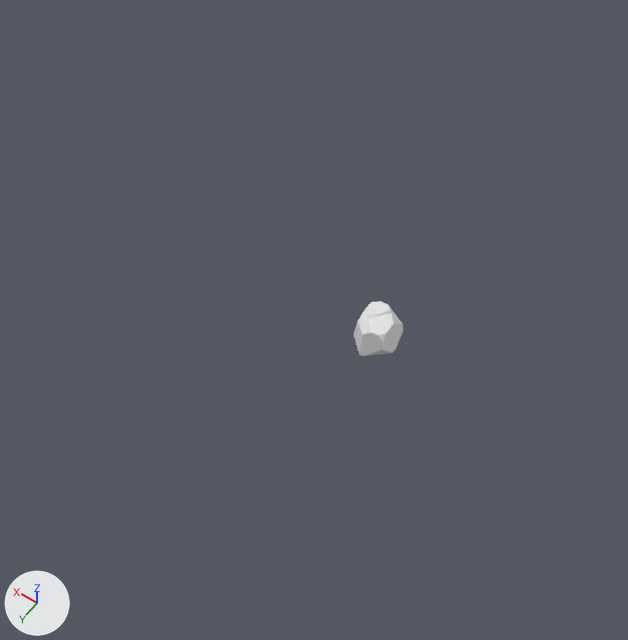
Renders of the OBJ model assets/environment/rocks/rock_round_1.obj from each side of a commit.
Rendered twice from a 50 mm lens placed at (-18.2, 30.7, 33.3), pointed at (-6.2, 14.0, 6.9). The lights are fixed; the arrows at lower left show +X, +Y and +Z. Where no turn or scale is listed for an object, it has been applied to the vertices.

The first picture shows 'rock_round_1'.
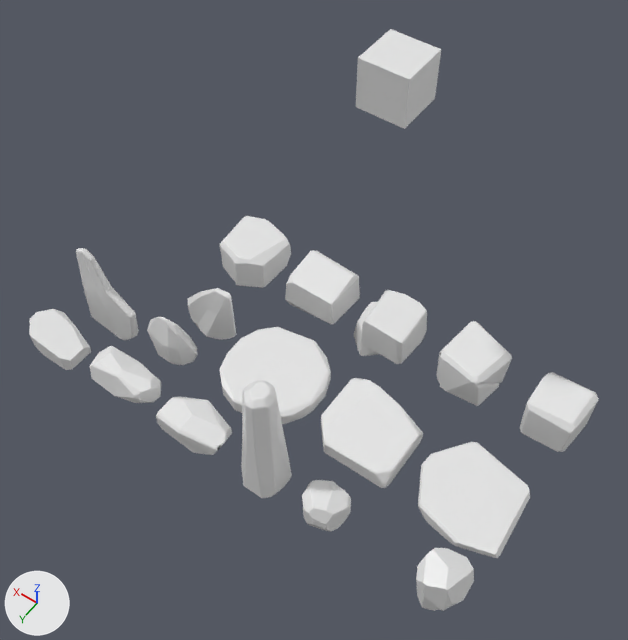
The newer file is also turned or shifted as a whole; pictures and numbers use the older file's frame.

What differs and where, as boxes [x1, y1, x2, y2] in the pictures (628 x 640 px):
'rock_flat_0', added: after [418, 442, 530, 558]
'rock_flat_1', added: after [321, 378, 423, 488]
'rock_flat_2', added: after [219, 327, 331, 424]
'Cube.001', added: after [356, 29, 441, 129]
'rock_long_0', added: after [241, 380, 292, 498]
'rock_cube_1', added: after [437, 321, 512, 406]
'rock_cube_0', added: after [520, 372, 599, 452]
'rock_cube_4', added: after [220, 216, 291, 288]
'rock_cube_3', added: after [285, 250, 360, 324]
'rock_cube_2', added: after [361, 290, 427, 364]
'rock_wide_0', added: after [156, 396, 232, 455]
'rock_round_0', added: after [416, 548, 474, 611]
'rock_sharp_1', added: after [76, 248, 139, 340]
'rock_wide_1', added: after [90, 346, 161, 403]
'rock_wide_2', added: after [29, 309, 91, 370]
'rock_round_2', added: after [302, 480, 351, 531]
'rock_sharp_2', added: after [188, 288, 236, 339]
'rock_sharp_0', added: after [147, 316, 198, 365]
'rock_round_1', unchanged, covered by the edit: before [354, 301, 403, 356]; after [354, 302, 378, 356]

The change, as a diff of the scene's bpy script:
```diff
--- a/assets/environment/rocks/rock_round_1.obj.py
+++ b/assets/environment/rocks/rock_round_1.obj.py
@@ ob_rock_wide_2 @@
+ob_rock_wide_2 = bpy.data.objects.new('rock_wide_2', me_rock_wide_2)  # 58 vertices, 58 faces; spans x 9.74..12.74, y 8.0..10.0, z 0.0..1.21; in mat_rock_wide_2_001 (white #e7e7e7)
+ob_rock_wide_2.location = (-6.17, 9.0, 1.0)
@@ ob_rock_wide_1 @@
+ob_rock_wide_1 = bpy.data.objects.new('rock_wide_1', me_rock_wide_1)  # 124 vertices, 117 faces; spans x 5.41..8.89, y 8.03..9.85, z -0.01..1.48; in mat_rock_wide_1_001 (white #e7e7e7)
+ob_rock_wide_1.location = (-6.17, 9.0, 1.0)
@@ ob_rock_wide_0 @@
+ob_rock_wide_0 = bpy.data.objects.new('rock_wide_0', me_rock_wide_0)  # 83 vertices, 81 faces; spans x 1.34..4.67, y 7.97..10.03, z 0.07..1.58; in mat_rock_wide_0_001 (white #e7e7e7)
+ob_rock_wide_0.location = (-6.17, 9.0, 1.0)
@@ ob_rock_sharp_2 @@
+ob_rock_sharp_2 = bpy.data.objects.new('rock_sharp_2', me_rock_sharp_2)  # 100 vertices, 90 faces; spans x 5.08..7.92, y 3.45..4.55, z -0.66..2.73; in mat_rock_sharp_2_001 (white #e7e7e7)
+ob_rock_sharp_2.location = (-6.17, 9.0, 1.0)
@@ ob_rock_sharp_1 @@
+ob_rock_sharp_1 = bpy.data.objects.new('rock_sharp_1', me_rock_sharp_1)  # 119 vertices, 117 faces; spans x 8.82..11.72, y 6.18..7.01, z -0.79..4.24; in mat_rock_sharp_1_001 (white #e7e7e7)
+ob_rock_sharp_1.location = (-6.17, 9.0, 1.0)
@@ ob_rock_sharp_0 @@
+ob_rock_sharp_0 = bpy.data.objects.new('rock_sharp_0', me_rock_sharp_0)  # 164 vertices, 149 faces; spans x 5.32..7.62, y 5.86..7.13, z -0.12..3.07; in mat_rock_sharp_0_001 (white #e7e7e7)
+ob_rock_sharp_0.location = (-6.17, 9.0, 1.0)
@@ ob_rock_round_2 @@
+ob_rock_round_2 = bpy.data.objects.new('rock_round_2', me_rock_round_2)  # 129 vertices, 120 faces; spans x -4.42..-2.4, y 8.02..9.92, z -0.08..1.7; in mat_rock_round_2_001 (white #e7e7e7)
+ob_rock_round_2.location = (-6.17, 9.0, 1.0)
@@ ob_rock_round_0 @@
+ob_rock_round_0 = bpy.data.objects.new('rock_round_0', me_rock_round_0)  # 166 vertices, 137 faces; spans x -9.75..-7.81, y 8.0..10.01, z 0.04..2.2; in mat_rock_round_0_001 (white #e7e7e7)
+ob_rock_round_0.location = (-6.17, 9.0, 1.0)
@@ ob_rock_long_0 @@
+ob_rock_long_0 = bpy.data.objects.new('rock_long_0', me_rock_long_0)  # 205 vertices, 165 faces; spans x -1.49..0.48, y 8.01..9.98, z 0.0..6.19; in mat_rock_long_0_001 (white #e7e7e7)
+ob_rock_long_0.location = (-6.17, 9.0, 1.0)
@@ ob_rock_flat_2 @@
+ob_rock_flat_2 = bpy.data.objects.new('rock_flat_2', me_rock_flat_2)  # 113 vertices, 102 faces; spans x -0.33..4.33, y 2.65..7.3, z 0.08..0.92; in mat_rock_flat_2_001 (white #e7e7e7)
+ob_rock_flat_2.location = (-6.17, 9.0, 1.0)
@@ ob_rock_flat_1 @@
+ob_rock_flat_1 = bpy.data.objects.new('rock_flat_1', me_rock_flat_1)  # 94 vertices, 91 faces; spans x -4.86..-0.86, y 2.91..6.78, z 0.01..1.01; in mat_rock_flat_1_001 (white #e7e7e7)
+ob_rock_flat_1.location = (-6.17, 9.0, 1.0)
@@ ob_rock_flat_0 @@
+ob_rock_flat_0 = bpy.data.objects.new('rock_flat_0', me_rock_flat_0)  # 128 vertices, 118 faces; spans x -9.99..-5.54, y 2.94..7.31, z 0.09..0.79; in mat_rock_flat_0_001 (white #e7e7e7)
+ob_rock_flat_0.location = (-6.17, 9.0, 1.0)
@@ ob_rock_cube_4 @@
+ob_rock_cube_4 = bpy.data.objects.new('rock_cube_4', me_rock_cube_4)  # 113 vertices, 107 faces; spans x 5.54..8.47, y -1.52..1.66, z -0.05..1.82; in mat_rock_cube_4_001 (white #e7e7e7)
+ob_rock_cube_4.location = (-6.17, 9.0, 1.0)
@@ ob_rock_cube_3 @@
+ob_rock_cube_3 = bpy.data.objects.new('rock_cube_3', me_rock_cube_3)  # 85 vertices, 85 faces; spans x 1.57..4.46, y -1.29..1.12, z -0.13..1.88; in mat_rock_cube_3_001 (white #e7e7e7)
+ob_rock_cube_3.location = (-6.17, 9.0, 1.0)
@@ ob_rock_cube_2 @@
+ob_rock_cube_2 = bpy.data.objects.new('rock_cube_2', me_rock_cube_2)  # 90 vertices, 89 faces; spans x -2.12..0.17, y -1.47..1.09, z -0.08..1.83; in mat_rock_cube_2_001 (white #e7e7e7)
+ob_rock_cube_2.location = (-6.17, 9.0, 1.0)
@@ ob_rock_cube_1 @@
+ob_rock_cube_1 = bpy.data.objects.new('rock_cube_1', me_rock_cube_1)  # 126 vertices, 124 faces; spans x -6.35..-3.67, y -1.51..1.32, z -0.08..2.33; in mat_rock_cube_1_001 (white #e7e7e7)
+ob_rock_cube_1.location = (-6.17, 9.0, 1.0)
@@ ob_rock_cube_0 @@
+ob_rock_cube_0 = bpy.data.objects.new('rock_cube_0', me_rock_cube_0)  # 101 vertices, 102 faces; spans x -10.21..-7.87, y -1.2..1.15, z -0.12..2.29; in mat_rock_cube_0 (white #e7e7e7)
+ob_rock_cube_0.location = (-6.17, 9.0, 1.0)
@@ ob_cube_001 @@
+ob_cube_001 = bpy.data.objects.new('Cube.001', me_cube_001)  # a box spanning x -1.0..1.0, y -1.0..1.0, z 13.0..15.0; in mat_rock_base (white #e7e7e7)
+ob_cube_001.location = (-6.17, 9.0, 1.0)
```
